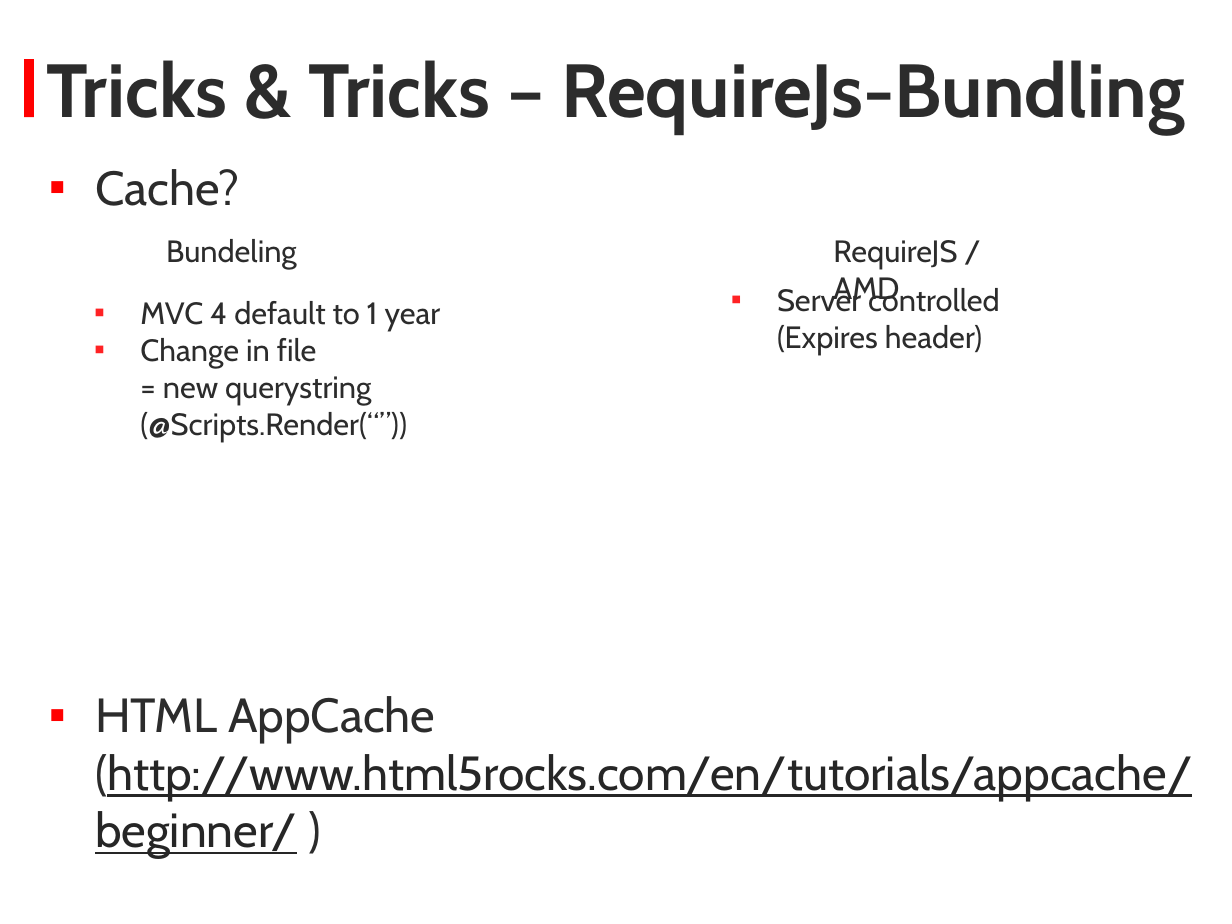
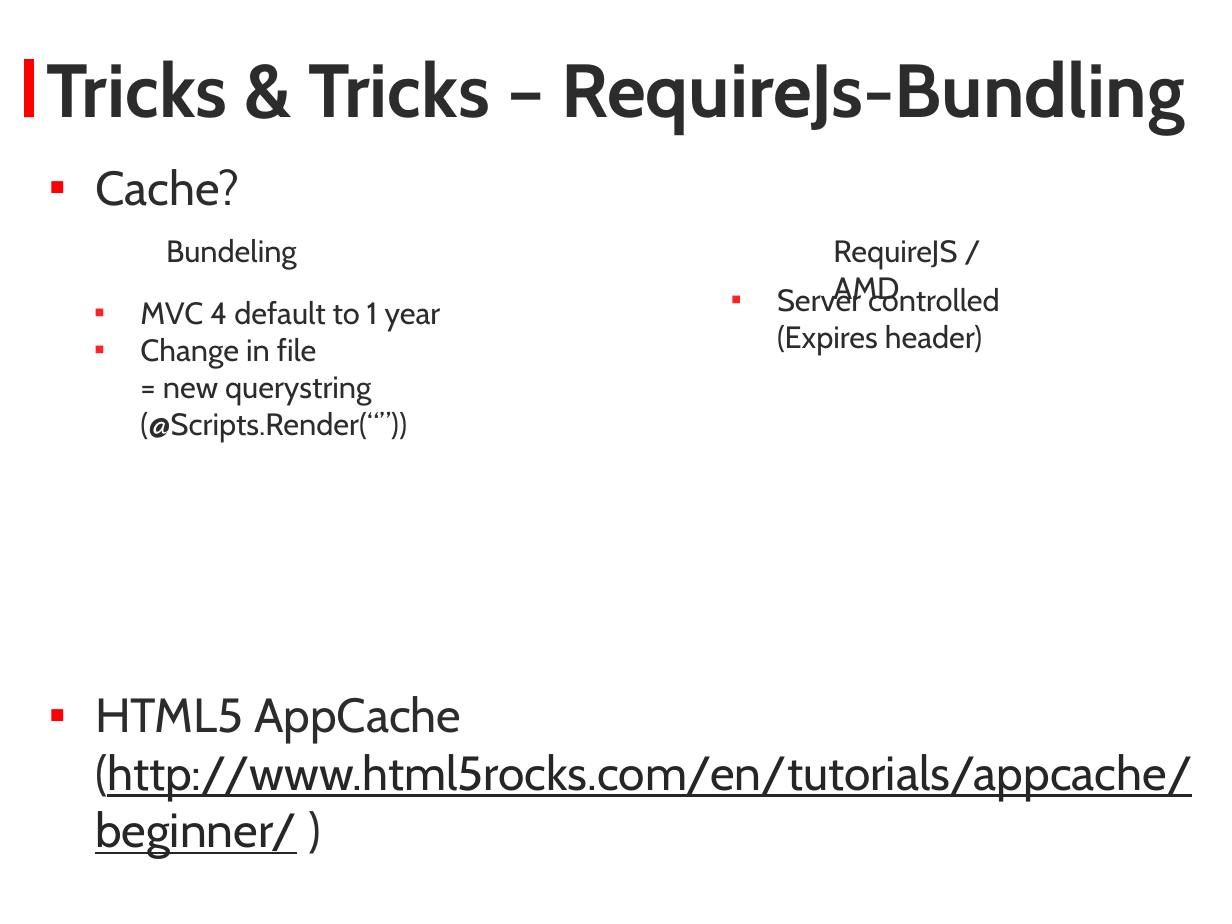
Before and after one commit to KyorCode/Bootcamp2013, a slide deck: slide 10 of Bootcamp_2013_Javascript.pptx. Drawn at 1232x924 pixels with LibreOffice and Linux fonts; fonts in the diff are those of the drawing; background and template pictures are left out. Boxes give left, top, right and bottom in pixels: in the first picture for what was removed or moved away, otherwise in the second. Text is boxed around its words. In the diff, an @@ line names an element or a change of style, - is before the commit and + after.

```diff
--- a/Bootcamp_2013_Javascript.pptx
+++ b/Bootcamp_2013_Javascript.pptx
@@ text at (x1=95, y1=696, x2=1193, y2=859): text changed @@
-▪ HTML AppCache (http://www.html5rocks.com/en/tutorials/appcache/beginner/ )
+▪ HTML5 AppCache (http://www.html5rocks.com/en/tutorials/appcache/beginner/ )
```
Also in this commit, not shown: 4 other slides changed, 3 other files.
